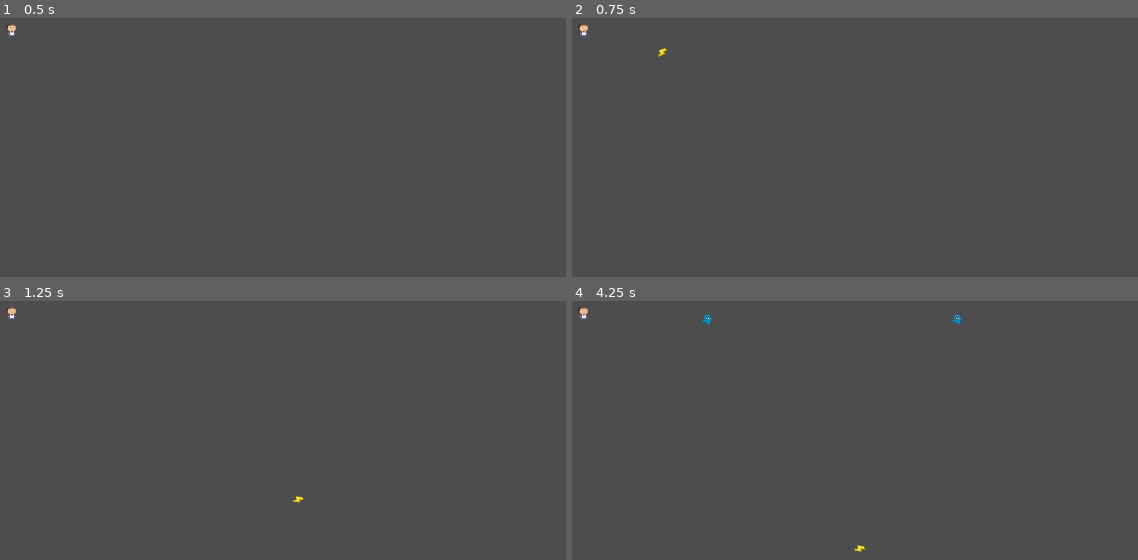
Above: before the commit, frames 1-4 (two rows, left to right).
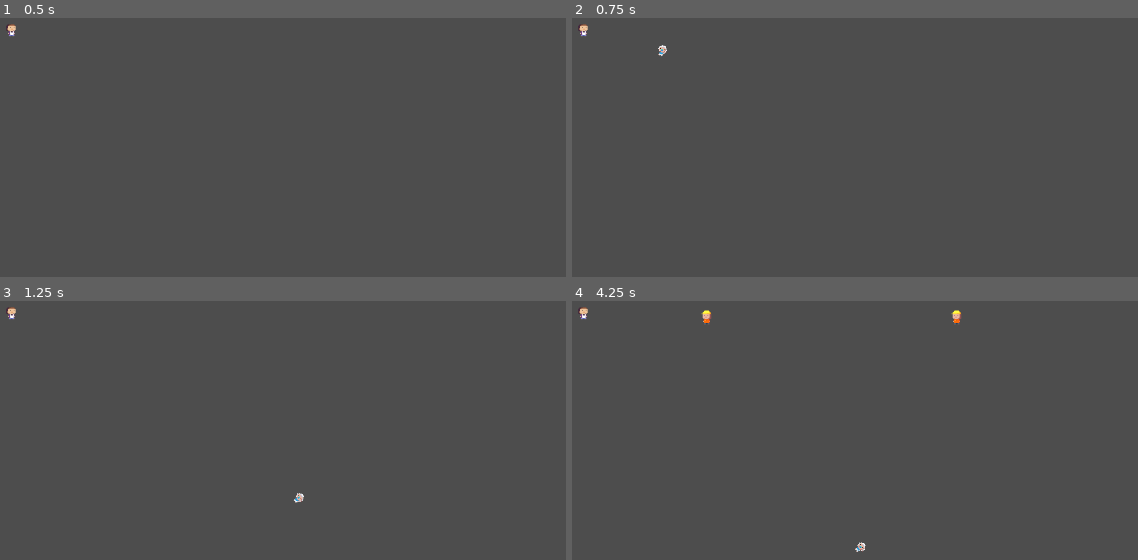
Above: after the commit, the same moments.

Repository: HypotheticalWhale/BabyThrowingSim
Game: Godot game, scene res://Scenes/Main.tscn
The game is run twice, just before and just after one commit, with the same random seed, the same clock (stepped at 60 frames per second) and the same inputs.
Inputs (mouse positions are in pixels of both pictures, inside the frame that each line leads up to):
- Up to frame 1 (0.5 s): no input
- Up to frame 2 (0.75 s): tap Enter at 0.5 s; move the mouse to (962, 77) at 0.52 s; hold Space (shoot) from 0.53 s (still down)
- Up to frame 3 (1.25 s): keep holding Space (shoot)
- Up to frame 4 (4.25 s): move the mouse to (628, 404) at 1.27 s; release Space (shoot) at 1.28 s; tap Space (shoot) at 1.35, 2.85 s; tap Enter at 2 s; move the mouse to (outside the picture) at 2.02 s; hold Space (shoot) 2.03-2.78 s; move the mouse to (747, 471) at 2.77 s; move the mouse to (1024, 451) at 3.52 s; hold Space (shoot) from 3.53 s (still down)

Frame 1 is identical in both runs. In frame 2, less than 0.1% of the frame differs, in the area x 15-17%, y 10-16%; in frame 3, less than 0.1%; in frame 4, 0.2%, in the area x 22-69%, y 3-97%.

Commit message:
added baby and dad sprite

Diff:
--- a/Enemy/RegularDad/RegularDad.tscn
+++ b/Enemy/RegularDad/RegularDad.tscn
@@ -1,7 +1,7 @@
 [gd_scene load_steps=5 format=3 uid="uid://bpy1vdq6nwblq"]
 
-[ext_resource type="Texture2D" uid="uid://djv8sw3jar88w" path="res://assets/kraken.png" id="1_fo4ij"]
 [ext_resource type="Script" path="res://Enemy/RegularDad/RegularDad.gd" id="1_h77ta"]
+[ext_resource type="Texture2D" uid="uid://so1vmpt5rc3f" path="res://assets/Dad.png" id="2_hgqjf"]
 
 [sub_resource type="CircleShape2D" id="CircleShape2D_17r2i"]
 radius = 8.0
@@ -14,7 +14,7 @@
 script = ExtResource("1_h77ta")
 
 [node name="Sprite2D" type="Sprite2D" parent="."]
-texture = ExtResource("1_fo4ij")
+texture = ExtResource("2_hgqjf")
 
 [node name="Hurtbox" type="Area2D" parent="."]
 collision_layer = 4
--- a/Projectile/Baby.tscn
+++ b/Projectile/Baby.tscn
@@ -1,15 +1,14 @@
 [gd_scene load_steps=3 format=3 uid="uid://g6ecrdq310o3"]
 
-[ext_resource type="Texture2D" uid="uid://c3j5gl2xbyksm" path="res://assets/Bolt.png" id="1_hqb2b"]
 [ext_resource type="Script" path="res://Projectile/Baby.gd" id="1_xdvmk"]
+[ext_resource type="Texture2D" uid="uid://xjdqjs0x6kx" path="res://assets/Baby.png" id="2_gljeo"]
 
 [node name="Baby" type="RigidBody2D"]
 collision_mask = 4
 script = ExtResource("1_xdvmk")
 
 [node name="Sprite2D" type="Sprite2D" parent="."]
-texture = ExtResource("1_hqb2b")
-hframes = 4
+texture = ExtResource("2_gljeo")
 
 [node name="CollisionPolygon2D" type="CollisionPolygon2D" parent="."]
 polygon = PackedVector2Array(2, -8, -6, -2, -6, 0, -5, 1, -2, 1, -4, 6, -3, 8, 5, 1, 5, -1, 3, -3, 6, -6, 4, -8)
Binary file added: assets/Baby.png
Not shown, added: assets/Baby.png.import
Binary file added: assets/Dad.png
Not shown, added: assets/Dad.png.import
